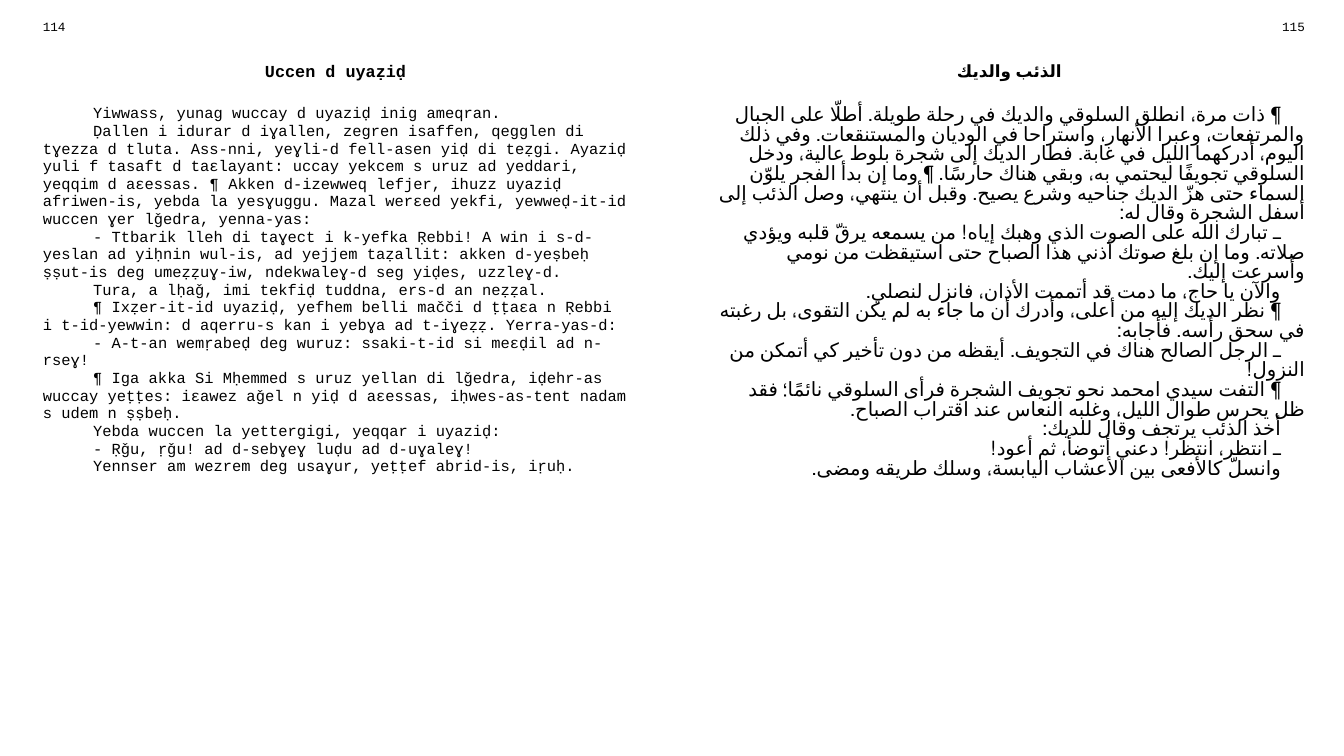
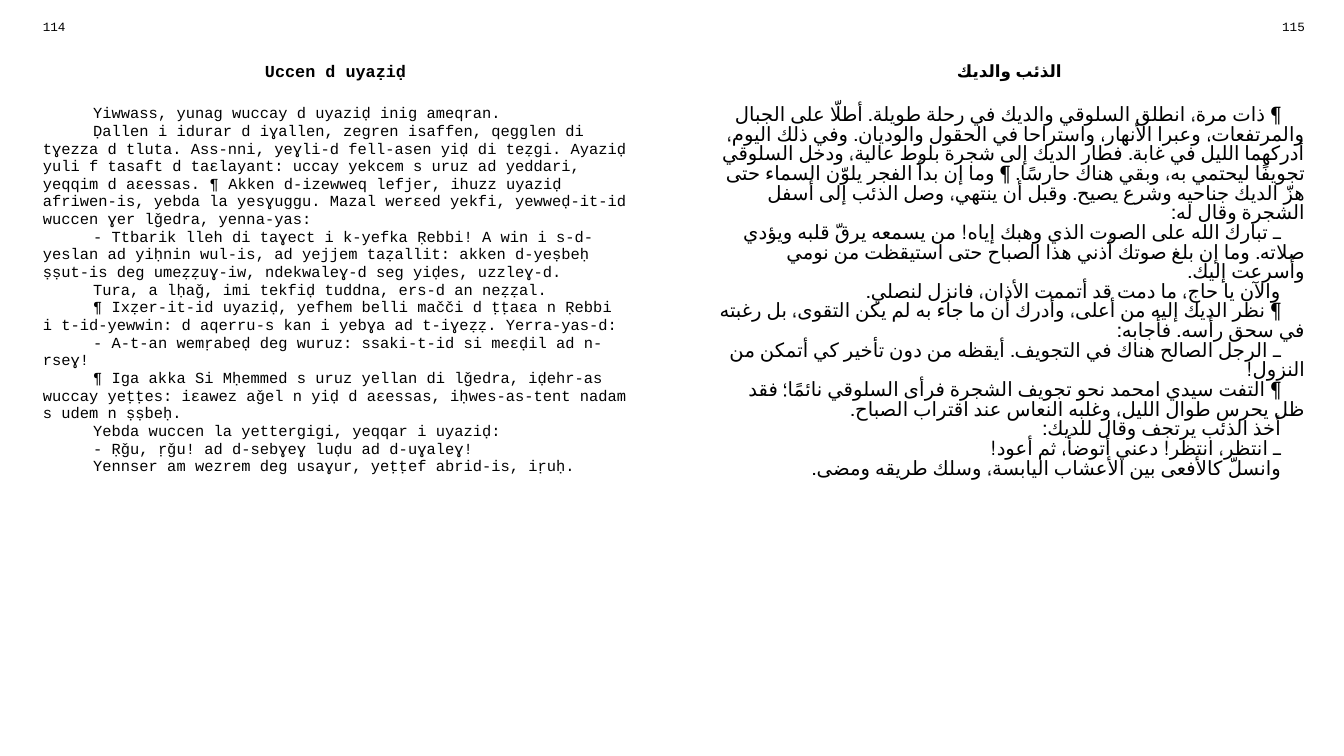
Before and after one commit to sferhah/tamacahut_n_wuccen, a slide deck: slide 53 of Uccen.ConsoleApp/uccen.arb.pptx. Drawn at 1344x756 pixels with LibreOffice and Linux fonts; fonts in the diff are those of the drawing. Boxes give left, top, right and bottom in pixels: in the first picture for what was removed or moved away, otherwise in the second. Text is boxed around its words. In the diff, an @@ line names an element or a change of style, - is before the commit and + after.

```diff
--- a/Uccen.ConsoleApp/uccen.arb.pptx
+++ b/Uccen.ConsoleApp/uccen.arb.pptx
@@ table at [32,16,1315,729] @@
-row 3, column 3: ¶ ذات مرة، انطلق السلوقي والديك في رحلة طويلة. أطلّا على الجبال والمرتفعات، وعبرا الأنهار، واستراحا في الوديان والمستنقعات. وفي ذلك اليوم، أدركهما الليل في غابة. فطار الديك إلى شجرة بلوط عالية، ودخل السلوقي تجويفًا ليحتمي به، وبقي هناك حارسًا. ¶ وما إن بدأ الفجر يلوّن السماء حتى هزّ الديك جناحيه وشرع يصيح. وقبل أن ينتهي، وصل الذئب إلى أسفل الشجرة وقال له: / ـ تبارك الله على الصوت الذي وهبك إياه! من يسمعه يرقّ قلبه ويؤدي صلاته. وما إن بلغ صوتك أذني هذا الصباح حتى استيقظت من نومي وأسرعت إليك. / والآن يا حاج، ما دمت قد أتممت الأذان، فانزل لنصلي. / ¶ نظر الديك إليه من أعلى، وأدرك أن ما جاء به لم يكن التقوى، بل رغبته في سحق رأسه. فأجابه: / ـ الرجل الصالح هناك في التجويف. أيقظه من دون تأخير كي أتمكن من النزول! / ¶ التفت سيدي امحمد نحو تجويف الشجرة فرأى السلوقي نائمًا؛ فقد ظل يحرس طوال الليل، وغلبه النعاس عند اقتراب الصباح. / أخذ الذئب يرتجف وقال للديك: / ـ انتظر، انتظر! دعني أتوضأ، ثم أعود! / وانسلّ كالأفعى بين الأعشاب اليابسة، وسلك طريقه ومضى.
+row 3, column 3: ¶ ذات مرة، انطلق السلوقي والديك في رحلة طويلة. أطلّا على الجبال والمرتفعات، وعبرا الأنهار، واستراحا في الحقول والوديان. وفي ذلك اليوم، أدركهما الليل في غابة. فطار الديك إلى شجرة بلوط عالية، ودخل السلوقي تجويفًا ليحتمي به، وبقي هناك حارسًا. ¶ وما إن بدأ الفجر يلوّن السماء حتى هزّ الديك جناحيه وشرع يصيح. وقبل أن ينتهي، وصل الذئب إلى أسفل الشجرة وقال له: / ـ تبارك الله على الصوت الذي وهبك إياه! من يسمعه يرقّ قلبه ويؤدي صلاته. وما إن بلغ صوتك أذني هذا الصباح حتى استيقظت من نومي وأسرعت إليك. / والآن يا حاج، ما دمت قد أتممت الأذان، فانزل لنصلي. / ¶ نظر الديك إليه من أعلى، وأدرك أن ما جاء به لم يكن التقوى، بل رغبته في سحق رأسه. فأجابه: / ـ الرجل الصالح هناك في التجويف. أيقظه من دون تأخير كي أتمكن من النزول! / ¶ التفت سيدي امحمد نحو تجويف الشجرة فرأى السلوقي نائمًا؛ فقد ظل يحرس طوال الليل، وغلبه النعاس عند اقتراب الصباح. / أخذ الذئب يرتجف وقال للديك: / ـ انتظر، انتظر! دعني أتوضأ، ثم أعود! / وانسلّ كالأفعى بين الأعشاب اليابسة، وسلك طريقه ومضى.
```
Also in this commit, not shown: 3 other files.
